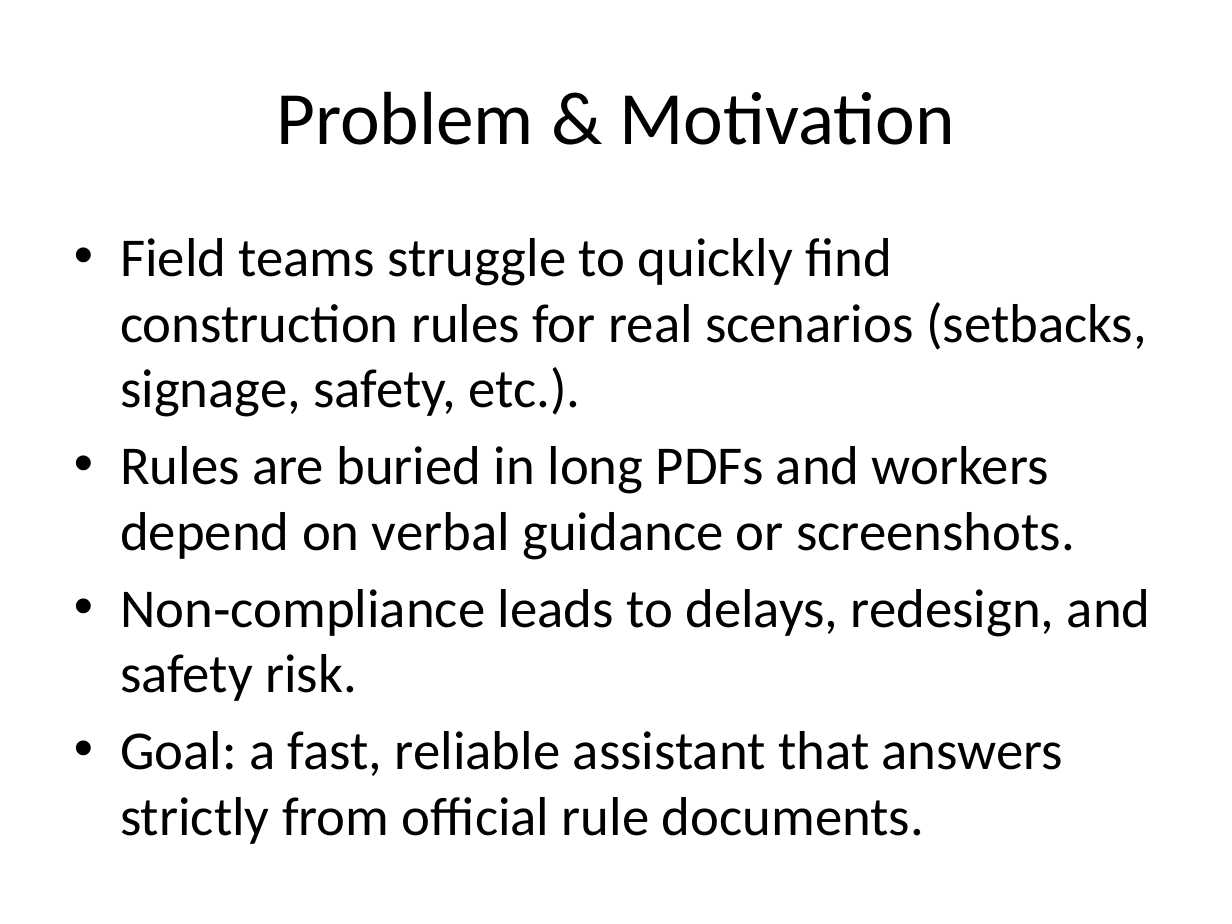
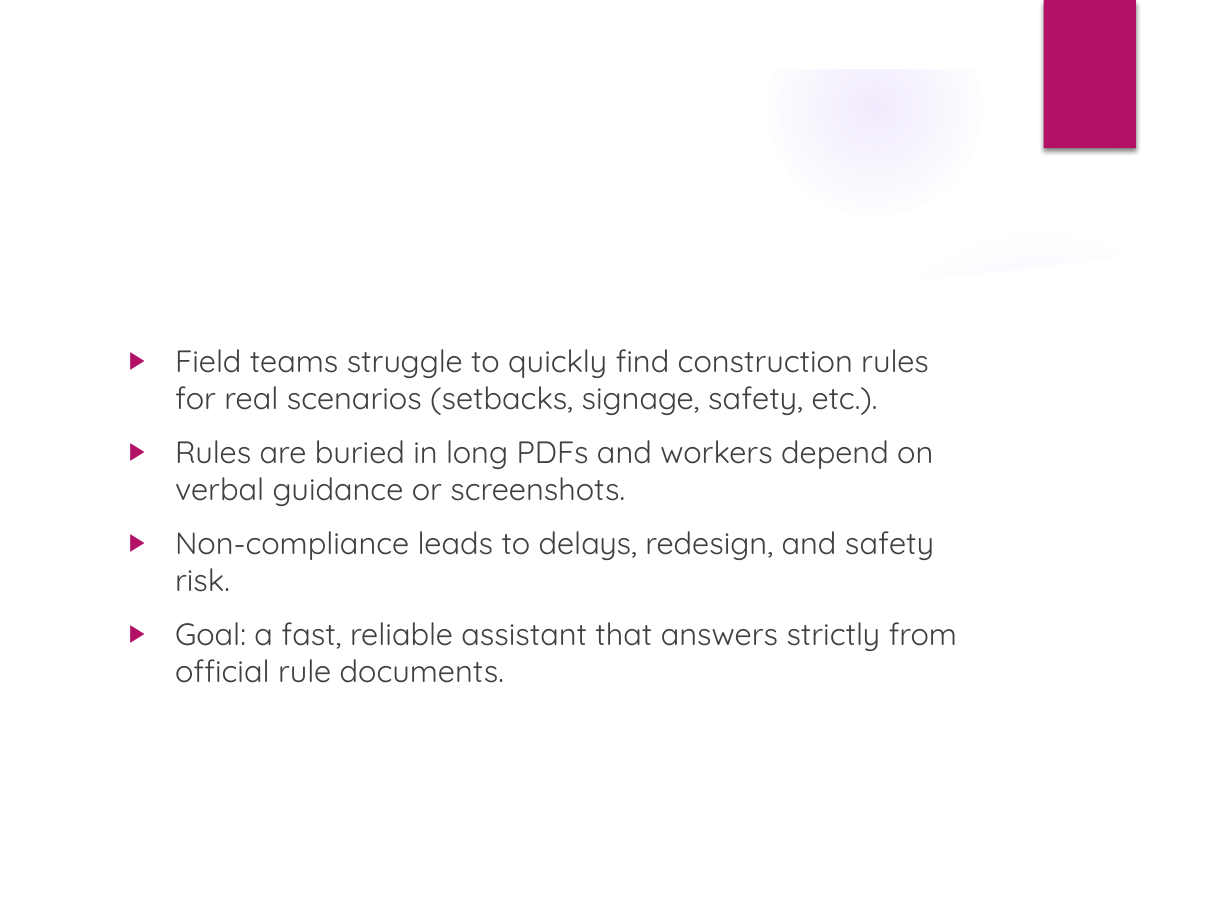
Before and after one commit to mustafaboss/Jumpace-project, a slide deck: slide 2 of Construction_Rules_RAG_Assistant.pptx. Drawn at 1232x924 pixels with LibreOffice and Linux fonts; fonts in the diff are those of the drawing; background and template pictures are left out. Boxes give left, top, right and bottom in pixels: in the first picture for what was removed or moved away, otherwise in the second. Text is boxed around its words. In the diff, an @@ line names an element or a change of style, - is before the commit and + after.

```diff
--- a/Construction_Rules_RAG_Assistant.pptx
+++ b/Construction_Rules_RAG_Assistant.pptx
@@ group added at [0, 0, 1232, 924]: 5 ellipses, 3 freeform shapes @@
@@ rectangle added at [1044, 0, 1136, 148], fill #B31166 @@
@@ title "Problem & Motivation": place and size @@
-title "Problem & Motivation" at [276, 91, 954, 145]
+title "Problem & Motivation" at [117, 124, 972, 221]
@@ title "Problem & Motivation" at [117, 124, 972, 221]: size 44 to 32 pt, font Calibri to Quicksand, text colour #000000 to #FFFFFF; alignment centre to left @@
@@ text "Field teams struggle to quickly ...": place and size @@
-text "Field teams struggle to quickly ..." at [120, 238, 1151, 844]
+text "Field teams struggle to quickly ..." at [175, 349, 957, 683]
@@ text "Field teams struggle to quickly ..." at [175, 349, 957, 683]: size 32 to 18 pt, font Calibri to Quicksand, text colour #000000 to #404040; bullet • to ▶; more space between paragraphs @@
```
Also in this commit, not shown: 10 other slides changed, 1 other file.
